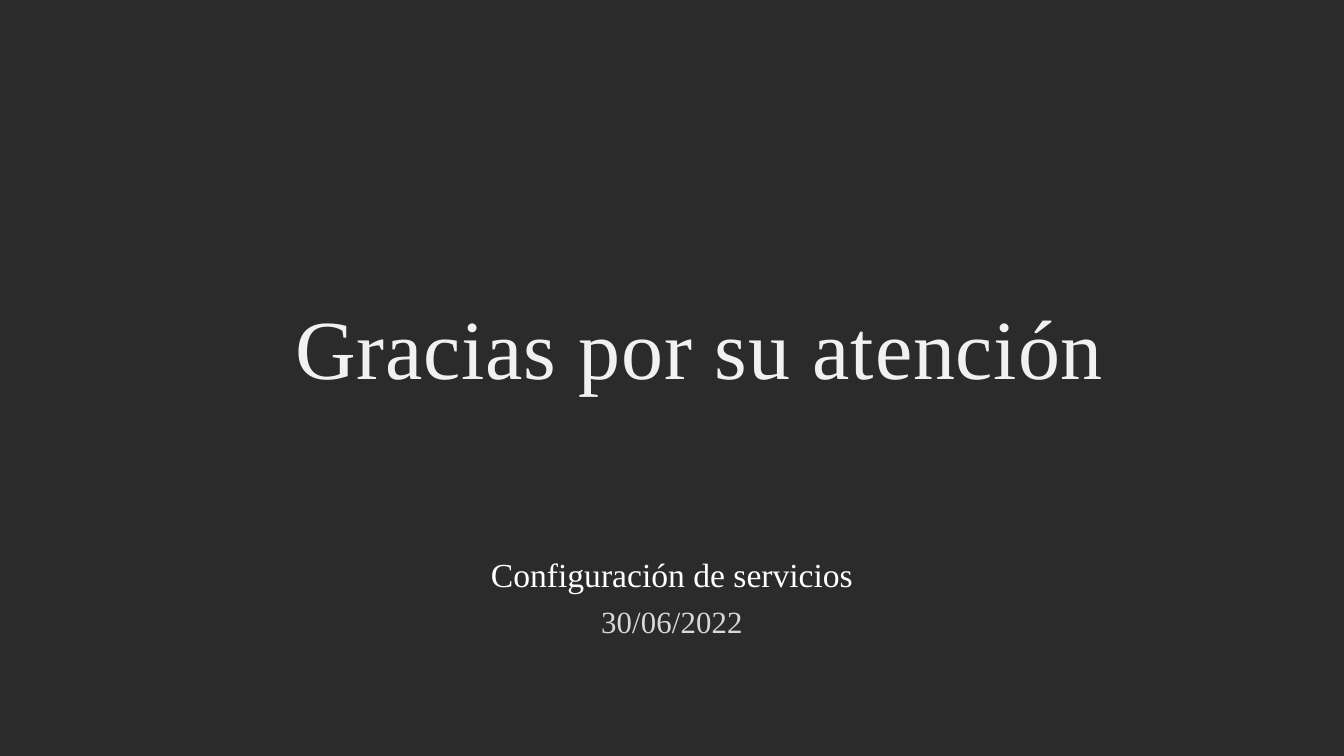
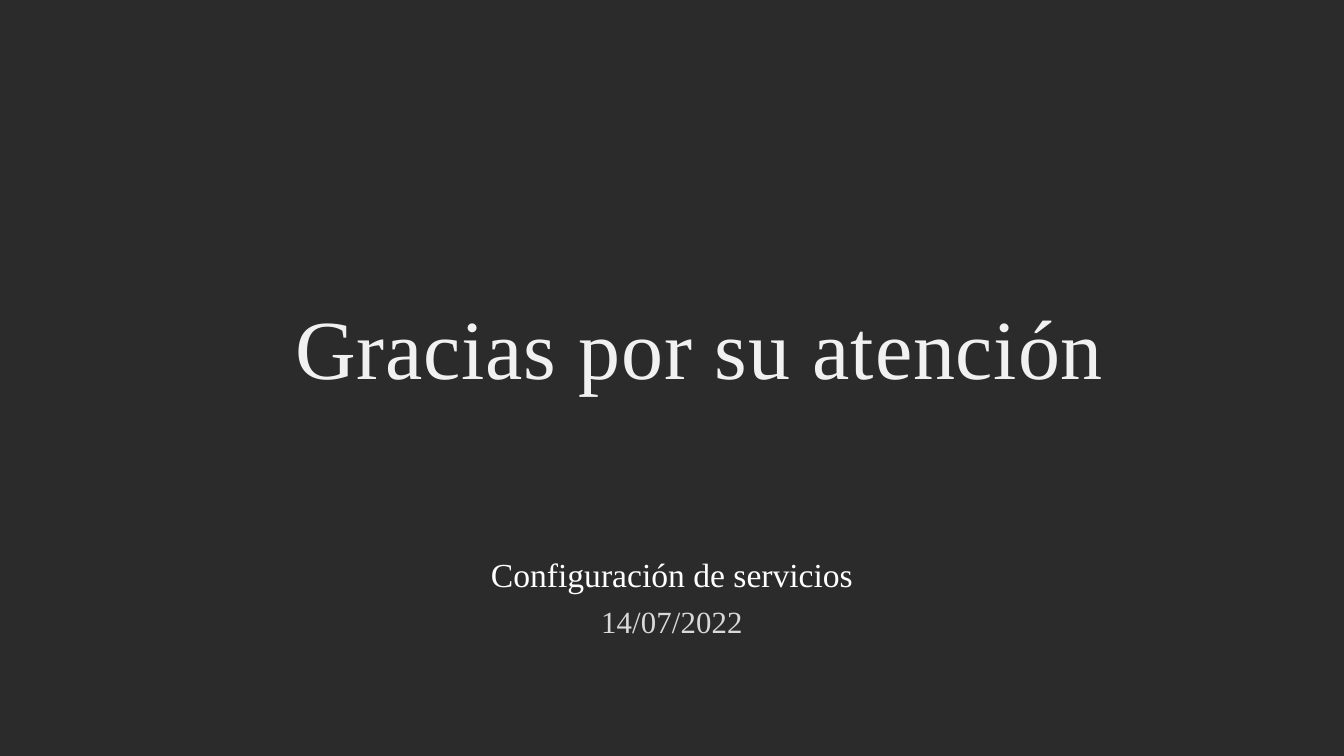
Before and after one commit to nconrad841/ConfiguracionDeServicios, a slide deck: slide 14 of Presentacion_2022_07_14.pptx. Drawn at 1344x756 pixels with LibreOffice and Linux fonts; fonts in the diff are those of the drawing; background and template pictures are left out; a plain dark background stands for a picture behind light text. Boxes give left, top, right and bottom in pixels: in the first picture for what was removed or moved away, otherwise in the second. Text is boxed around its words. In the diff, an @@ line names an element or a change of style, - is before the commit and + after.

```diff
--- a/Presentacion_2022_07_14.pptx
+++ b/Presentacion_2022_07_14.pptx
@@ text at (601,612,742,634): text changed @@
-30/06/2022
+14/07/2022
```
Also in this commit, not shown: 3 other slides changed.
